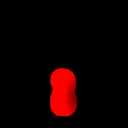
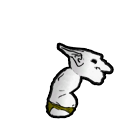
The second 128px x 128px image is a revision of the first. Changes to its layers:
removed layer "Layer 1" (was 50%) over (50, 10, 100, 128)
added group "East" with 13 layers above "Layer 0" over (0, 0, 128, 128)
added layer "Layer 7" in group "East" over (90, 58, 98, 65)
added layer "Male East copy" (multiply) in group "East" over (52, 28, 120, 128)
added group "Head East" with 2 layers in group "East" over (58, 44, 112, 84)
moved "Layer 2" into group "Head East", painted on it over (0, 0, 128, 128)
moved "Layer 3" into group "Head East", painted on it over (0, 0, 128, 128)
added group "Group 1" with 4 layers in group "East" over (30, 60, 98, 128)
added layer "Male East" (multiply) in group "Group 1" over (30, 60, 98, 128)
added layer "Layer 6" (multiply, 38%) in group "Group 1" over (46, 102, 75, 114)
added layer "Layer 5" (multiply) in group "Group 1" over (45, 100, 77, 117)
added layer "Layer 4" in group "Group 1" over (47, 68, 82, 117)
hid "Layer 0" over (50, 68, 77, 117)
